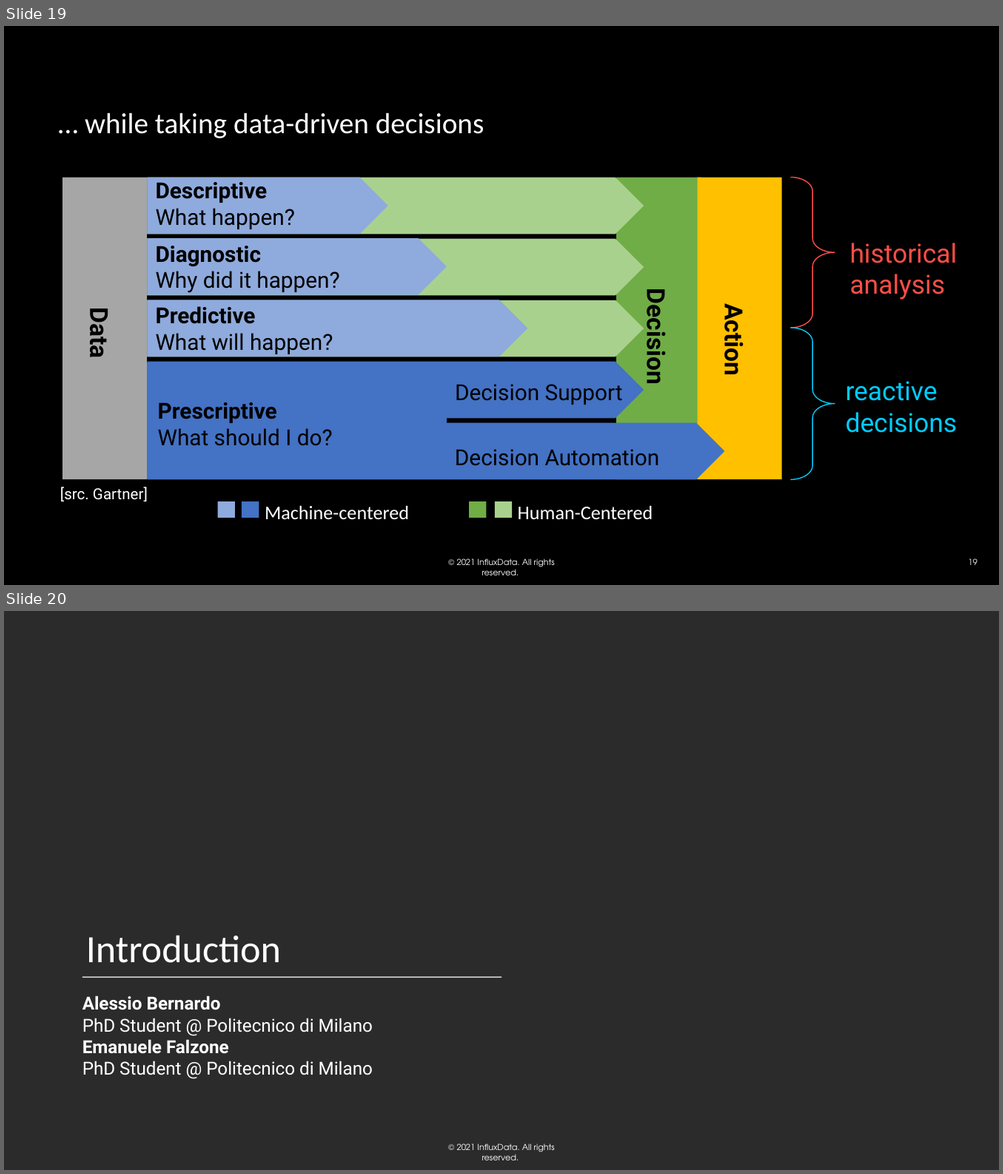
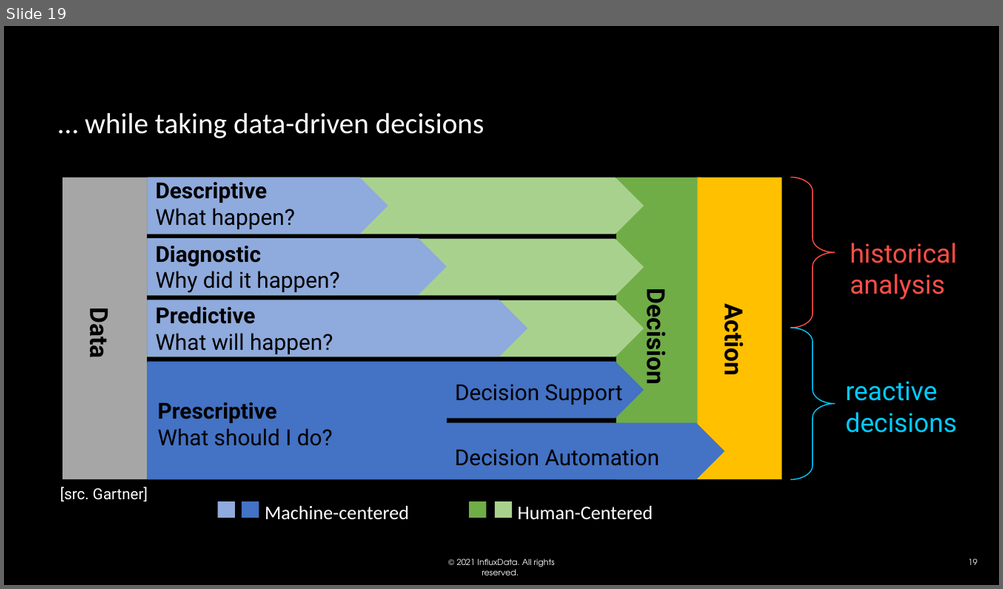
Before and after one commit to influxdata/influxdb-university, a slide deck: Training-material/day 1/01_motivation.pptx. Shown one above the other, each under a label of ours: slides 19 and 20 before the commit, slide 19 after it. The pictures are 1003x1174 and 1003x589 pixels, drawn with LibreOffice and Linux fonts; fonts in the diff are those of the drawing; background and template pictures are left out; a plain dark background stands for a picture behind light text. Boxes give left, top, right and bottom in pixels: in the first picture for what was removed or moved away, otherwise in the second. Text is boxed around its words. In the diff, an @@ line names an element or a change of style, - is before the commit and + after.

```diff
--- a/Training-material/day 1/01_motivation.pptx
+++ b/Training-material/day 1/01_motivation.pptx
@@ slide 20 removed at (4,611,999,1170), background picture (left out); not listed: 1 template element that a slide beside it also shows @@
@@ title removed at (86,935,281,963) @@
-Introduction
@@ line removed from (82, 977) to (501, 977) @@
@@ line removed from (82, 977) to (501, 977) @@
@@ text removed at (82,996,373,1076) @@
-Alessio Bernardo
-PhD Student @ Politecnico di Milano
-Emanuele Falzone
-PhD Student @ Politecnico di Milano
```
Also in this commit, not shown: 5 slides changed, 2 slides added, 1 other slide removed, 25 other files.
